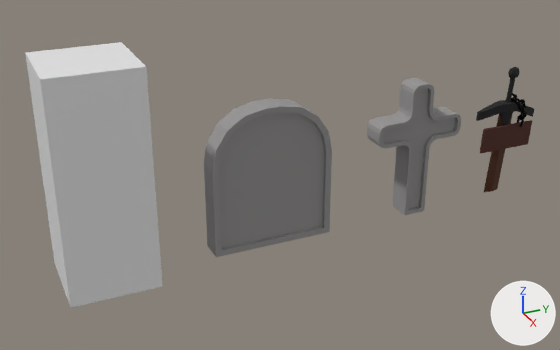
Two versions of the Blender file Assets/Models/Terrain/Graves.blend, one commit apart.
Rendered twice from a 50 mm camera at (15.34, -6.62, 9.33) aimed at (-0.06, 0.31, 1.64). The lights are fixed; the arrows at lower right show +X, +Y and +Z. The older version comes first.
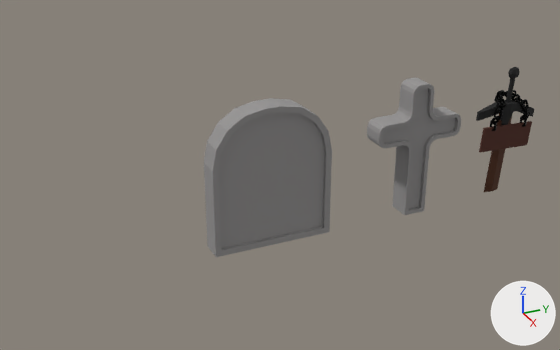
The change in detail:
me_cube_021 is used by ob_chain; location (0.12, 7.3, 1.99); rotation (0.0, 0.0, 1.571), in degrees (0, 0, 90); scale (0.56, 0.56, 0.56).
me_cube_021 had 1152 vertices, 1152 faces and spanned x -0.57..0.2, y -0.37..0.57, z -0.27..1.35.
me_cube_021 now has 2880 vertices, 2880 faces and spans x -1.09..1.09, y -0.58..0.49, z -0.1..1.74.
me_cube_021 part 1: the loose piece of 192 vertices spanning x -0.07..0.07, y -0.2..0.2, z -0.27..0.27 is moved by (0.89, -0.21, 0.17).
me_cube_021 part 2: the loose piece of 192 vertices spanning x -0.2..0.2, y -0.27..0.06, z 0.04..0.53 is moved by (0.89, -0.21, 0.17).
me_cube_021 part 3: the loose piece of 192 vertices spanning x -0.23..0.09, y -0.37..0.01, z 0.31..0.83 is moved by (0.89, -0.21, 0.17).
me_cube_021 part 4: the loose piece of 192 vertices spanning x -0.38..0.06, y -0.23..-0.02, z 0.6..1.15 is moved by (0.89, -0.21, 0.17).
me_cube_021 part 5: the loose piece of 192 vertices spanning x -0.57..-0.11, y -0.25..0.28, z 0.9..1.21 is moved by (0.89, -0.21, 0.17).
me_cube_021 part 6: the loose piece of 192 vertices spanning x -0.53..-0.25, y 0.04..0.57, z 0.97..1.35 is moved by (0.89, -0.21, 0.17).
me_cube_021 part 7: the loose piece of 192 vertices spanning x -0.2..0.2, y -0.27..0.06, z 0.04..0.53 is copied, and the copy is mirrored in x about its middle, then moved by (-0.89, -0.21, 0.24); it spans x -1.09..-0.7, y -0.49..-0.15, z 0.28..0.77.
me_cube_021 part 8: the loose piece of 192 vertices spanning x -0.23..0.09, y -0.37..0.01, z 0.31..0.83 is copied, and the copy is mirrored in x about its middle, then moved by (-0.75, -0.21, 0.24); it spans x -0.98..-0.66, y -0.58..-0.2, z 0.55..1.07.
me_cube_021 part 9: the loose piece of 192 vertices spanning x -0.38..0.06, y -0.23..-0.02, z 0.6..1.15 is copied, and the copy is mirrored in x about its middle, then moved by (-0.57, -0.21, 0.24); it spans x -0.96..-0.51, y -0.44..-0.23, z 0.84..1.38.
Other edits to the shape of me_cube_021 do not show in these pictures.
Object 'Cube' (ob_cube) is deleted.
Object 'Cube.003' (ob_cube_003) turns from (0, 0, 0) to (-2, 0, 0) degrees about x, y and z.
Object 'Chain' (ob_chain) moves from (0.12, 7.3, 1.99) to (0.0, 6.9, 1.88).

Pixel boxes [x1, y1, x2, y2] of what changed, in the pictures (560 x 350 px; the box of a moved part takes in the faces that stretch with it):
'Cube', deleted
    before: [25, 42, 163, 308]
'Cube.003', turned
    before: [480, 120, 532, 153]
    after: [479, 121, 532, 152]
'Chain', reshaped, moved
    before: [511, 93, 528, 127]
    after: [490, 90, 531, 131]
part 1 of me_cube_021, moved or reshaped
    before: [517, 116, 524, 127]
    after: [520, 116, 527, 127]
part 2 of me_cube_021, moved or reshaped
    before: [517, 112, 528, 120]
    after: [520, 112, 531, 121]
part 3 of me_cube_021, moved or reshaped
    before: [521, 105, 525, 117]
    after: [524, 106, 528, 117]
part 4 of me_cube_021, moved or reshaped
    before: [518, 99, 526, 111]
    after: [521, 99, 529, 111]
part 5 of me_cube_021, moved or reshaped
    before: [512, 97, 523, 105]
    after: [514, 97, 526, 106]
part 6 of me_cube_021, moved or reshaped
    before: [511, 93, 518, 101]
    after: [511, 93, 521, 101]
part 7 of me_cube_021, added
    after: [490, 116, 500, 125]
part 8 of me_cube_021, added
    after: [494, 109, 503, 121]
part 9 of me_cube_021, added
    after: [496, 102, 504, 114]
